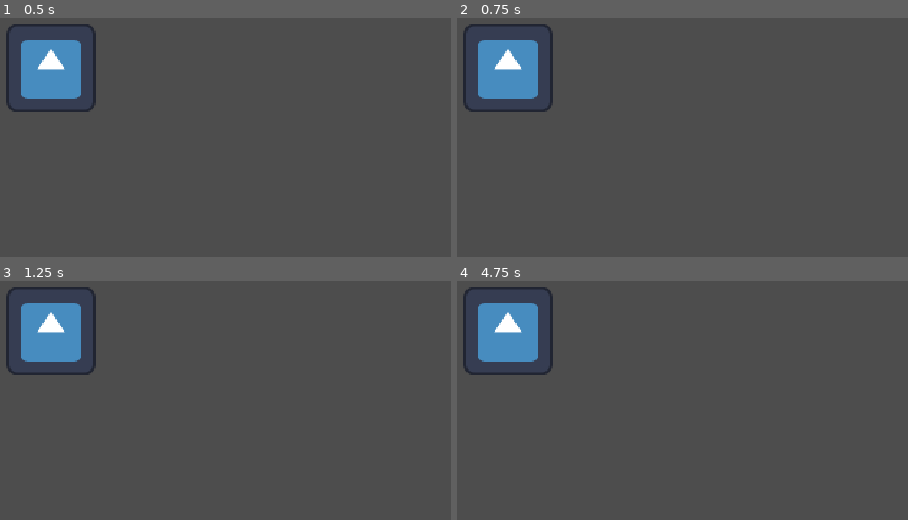
Above: before the commit, frames 1-4 (two rows, left to right).
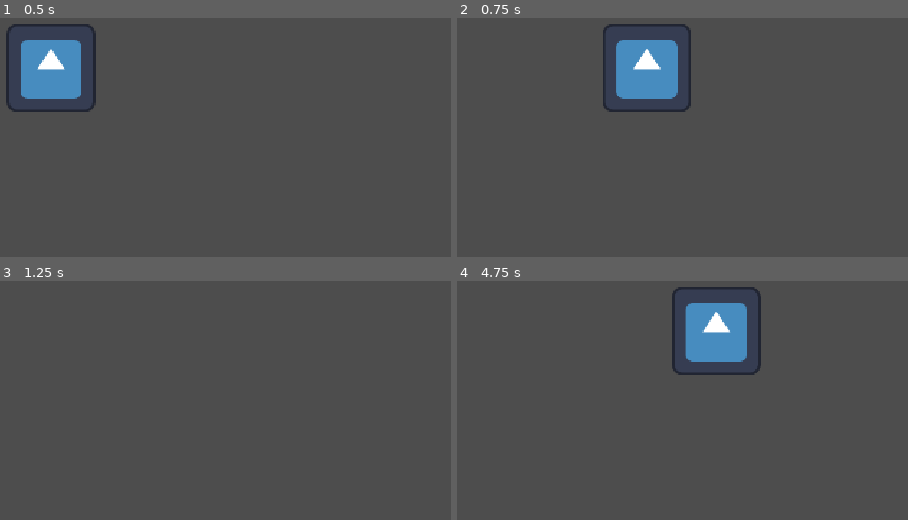
Above: after the commit, the same moments.

Repository: Astern27/Bare-Bones-Game
Game: Godot game, scene res://main.tscn
Two runs of this game, one before a commit and one after it. Both use one fixed random seed, a clock stepped at 60 frames per second and the inputs below. The engine's default icon, where the game draws it, is replaced by a stand-in: a white triangle on a blue panel in a dark square.
Inputs:
- Up to frame 1 (0.5 s): no input
- Up to frame 2 (0.75 s): tap Enter at 0.5 s; hold Right (ui_right) from 0.53 s (still down)
- Up to frame 3 (1.25 s): keep holding Right (ui_right)
- Up to frame 4 (4.75 s): release Right (ui_right) at 1.28 s; hold Down (ui_down) 1.28-2.03 s; tap Space at 2, 3.5 s; hold Right (ui_right) 2.03-2.78 s; tap Enter at 2.75, 4.25 s; hold Up (ui_up) 2.78-3.53 s; hold Left (ui_left) from 3.53 s (still down)

Frame 1 is identical in both runs. In frame 2, 8.5% of the frame differs, in the area x 1-52%, y 2-40%; in frame 3, 4.2%; in frame 4, 8.5%, in the area x 1-68%, y 2-40%.

Commit message:
Player simple movement

Diff:
--- a/main.tscn
+++ b/main.tscn
@@ -11,4 +11,4 @@
 [node name="Sprite2D" type="Sprite2D" parent="Player" unique_id=1252225756]
 texture = ExtResource("2_0xm2m")
 
-[node name="Camera2D" type="Camera2D" parent="Player" unique_id=1668456435]
+[node name="Camera2D" type="Camera2D" parent="." unique_id=1668456435]
--- a/player.gd
+++ b/player.gd
@@ -1 +1,6 @@
 extends CharacterBody2D
+
+func _physics_process(delta: float) -> void:
+	var direction = Input.get_vector("ui_left", "ui_right", "ui_up", "ui_down")
+	velocity = direction * 1000
+	move_and_slide()
